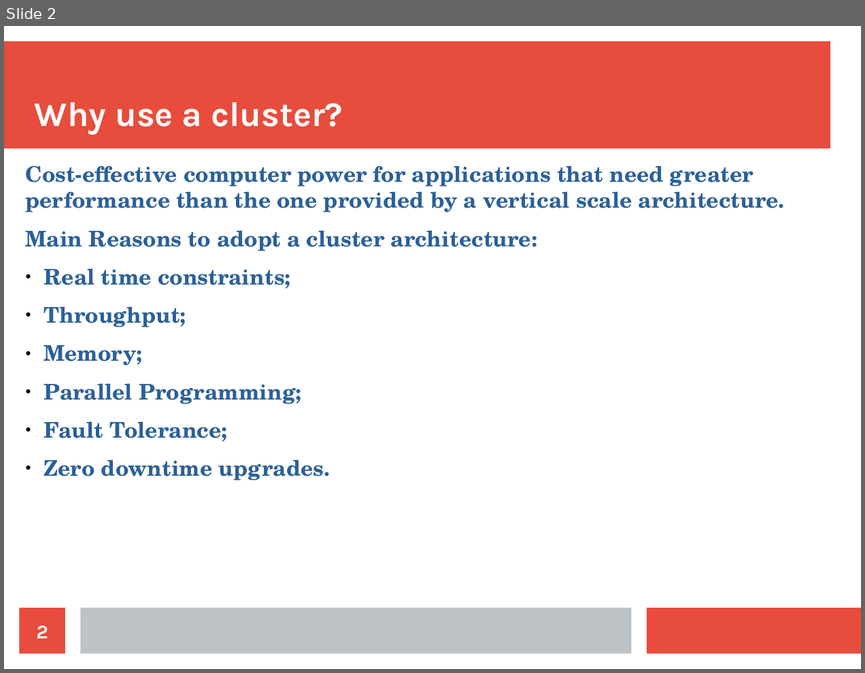
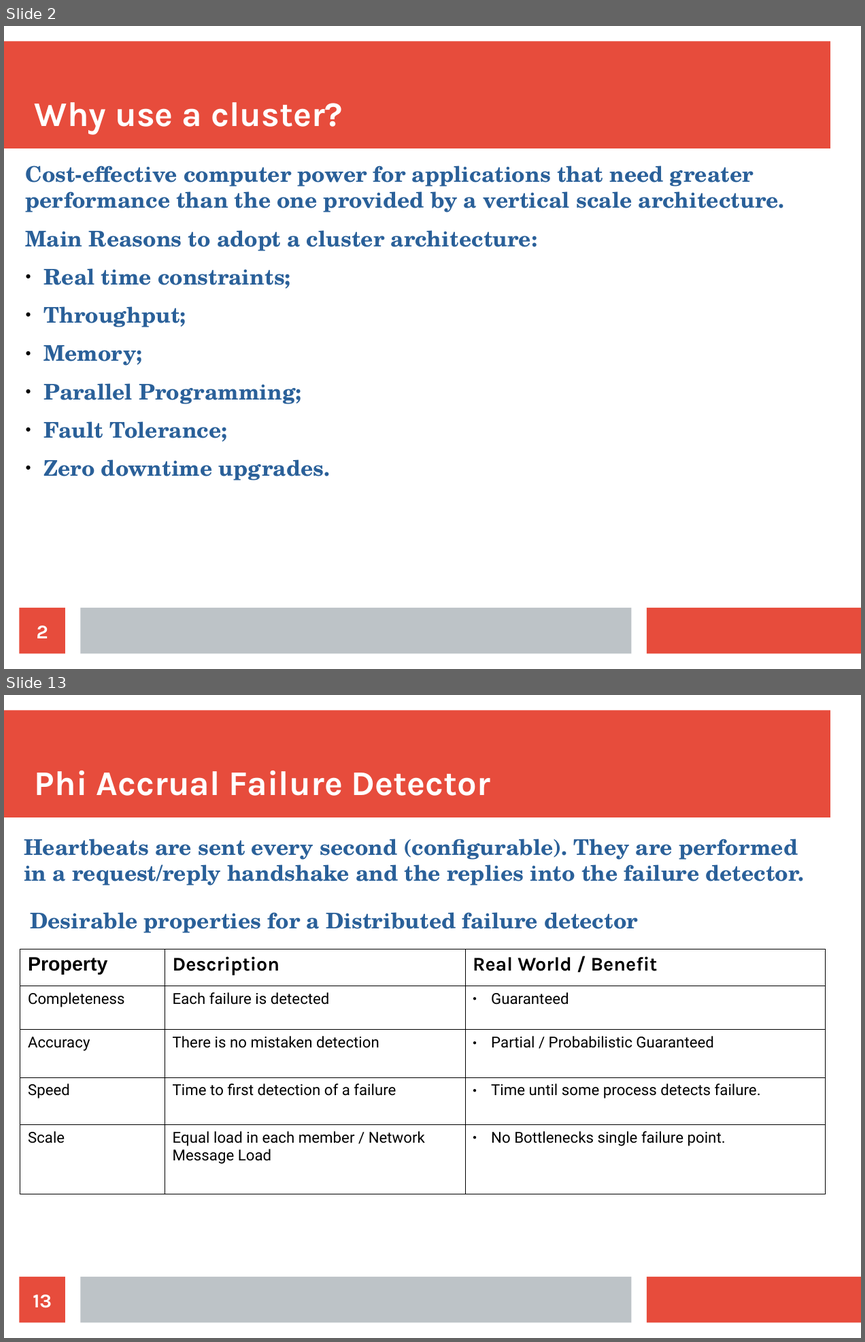
Before and after one commit to bytemania/akka-java-cluster, a slide deck: src/main/resources/res/presentation.odp. Shown one above the other, each under a label of ours: slide 2 before the commit, slides 2 and 13 after it; the slides between them are not shown. The pictures are 865x673 and 865x1342 pixels, drawn with LibreOffice and Linux fonts; fonts in the diff are those of the drawing. Boxes give left, top, right and bottom in pixels: in the first picture for what was removed or moved away, otherwise in the second. Text is boxed around its words. In the diff, an @@ line names an element or a change of style, - is before the commit and + after.

```diff
--- a/src/main/resources/res/presentation.odp
+++ b/src/main/resources/res/presentation.odp
@@ slide 13 added at bbox=[4, 695, 861, 1338], background #FFFFFF; not listed: 3 template elements that a slide beside it also shows @@
@@ title added at bbox=[35, 770, 490, 796], 32 pt, text #FFFFFF, bold @@
+Phi Accrual Failure Detector
@@ text added at bbox=[24, 838, 804, 885], 20 pt, text #2A6099, bold @@
+Heartbeats are sent every second (configurable). They are performed in a request/reply handshake and the replies into the failure detector.
@@ text added at bbox=[30, 912, 638, 933], 20 pt, text #2A6099, bold @@
+Desirable properties for a Distributed failure detector
@@ table added at bbox=[20, 949, 826, 1194], 5 rows, 3 columns @@
+Property | Description | Real World / Benefit
+Completeness | Each failure is detected | Guaranteed
+Accuracy | There is no mistaken detection | Partial / Probabilistic Guaranteed
+Speed | Time to first detection of a failure | Time until some process detects failure.
+Scale | Equal load in each member / Network Message Load | No Bottlenecks single failure point.
@@ page number added at bbox=[20, 1276, 65, 1323], fill #E74C3C, 18 pt, text #FFFFFF, bold @@
+13
```
Also in this commit, not shown: 7 slides changed, 20 other slides added, 6 slides removed.
